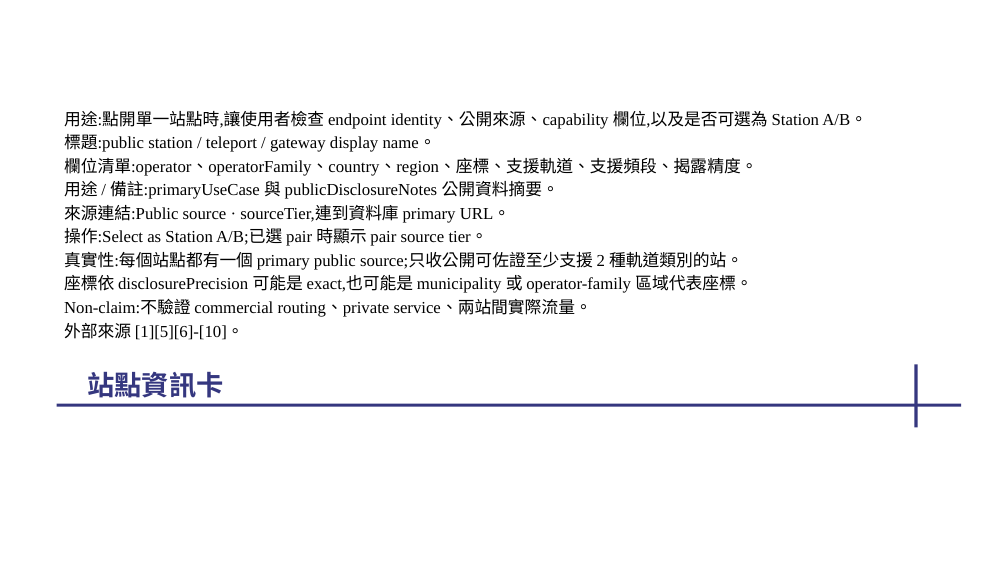
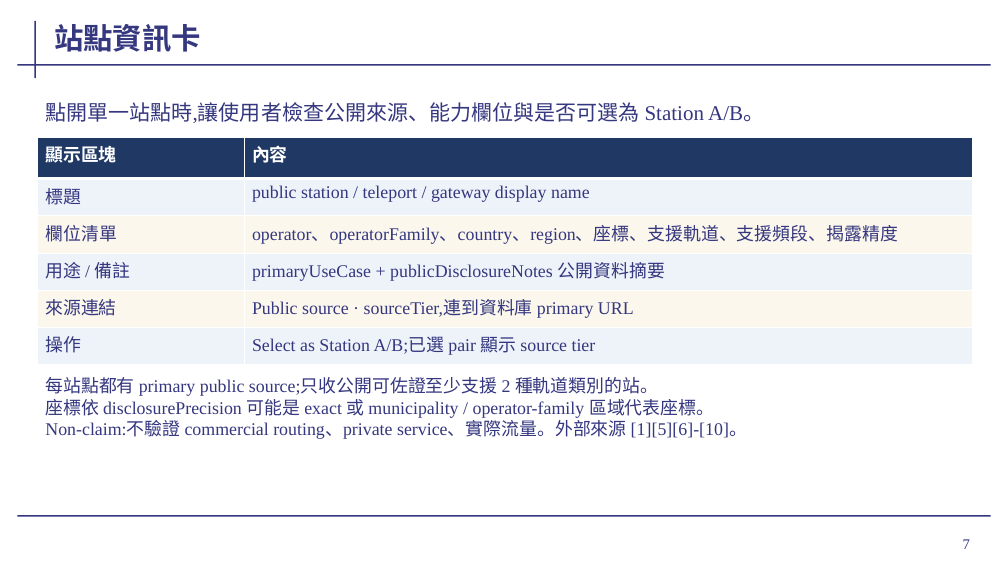
Before and after one commit to cedarwud/scenario-globe-viewer, a slide deck: slide 7 of docs/presentation/wave2-progress-2026-05-19.pptx. Drawn at 1008x567 pixels with LibreOffice and Linux fonts; fonts in the diff are those of the drawing; background and template pictures are left out. Boxes give left, top, right and bottom in pixels: in the first picture for what was removed or moved away, otherwise in the second. Text is boxed around its words. In the diff, an @@ line names an element or a change of style, - is before the commit and + after.

```diff
--- a/docs/presentation/wave2-progress-2026-05-19.pptx
+++ b/docs/presentation/wave2-progress-2026-05-19.pptx
@@ line added from (36, 21) to (36, 78), #35377F 1.5 pt @@
@@ title "站點資訊卡" moved from (x1=87, y1=371, x2=224, y2=398) to (x1=54, y1=24, x2=201, y2=52) @@
@@ title "站點資訊卡" at (x1=54, y1=24, x2=201, y2=52): size 26 to 28 pt; vertical alignment top to bottom @@
@@ line added from (17, 65) to (991, 65), #35377F 1.5 pt @@
@@ text added at (x1=45, y1=102, x2=764, y2=123), 20 pt, text #35377F @@
+點開單一站點時,讓使用者檢查公開來源、能力欄位與是否可選為 Station A/B。
@@ text removed at (x1=64, y1=111, x2=867, y2=340) @@
-用途:點開單一站點時,讓使用者檢查 endpoint identity、公開來源、capability 欄位,以及是否可選為 Station A/B。
-標題:public station / teleport / gateway display name。
-欄位清單:operator、operatorFamily、country、region、座標、支援軌道、支援頻段、揭露精度。
-用途 / 備註:primaryUseCase 與 publicDisclosureNotes 公開資料摘要。
-來源連結:Public source · sourceTier,連到資料庫 primary URL。
-操作:Select as Station A/B;已選 pair 時顯示 pair source tier。
-真實性:每個站點都有一個 primary public source;只收公開可佐證至少支援 2 種軌道類別的站。
-座標依 disclosurePrecision 可能是 exact,也可能是 municipality 或 operator-family 區域代表座標。
-Non-claim:不驗證 commercial routing、private service、兩站間實際流量。
-外部來源 [1][5][6]-[10]。
@@ table added at (x1=38, y1=138, x2=972, y2=365), 6 rows, 2 columns @@
+顯示區塊 | 內容
+標題 | public station / teleport / gateway display name
+欄位清單 | operator、operatorFamily、country、region、座標、支援軌道、支援頻段、揭露精度
+用途 / 備註 | primaryUseCase + publicDisclosureNotes 公開資料摘要
+來源連結 | Public source · sourceTier,連到資料庫 primary URL
+操作 | Select as Station A/B;已選 pair 顯示 source tier
@@ text added at (x1=45, y1=377, x2=747, y2=439), 17 pt, text #35377F @@
+每站點都有 primary public source;只收公開可佐證至少支援 2 種軌道類別的站。
+座標依 disclosurePrecision 可能是 exact 或 municipality / operator-family 區域代表座標。
+Non-claim:不驗證 commercial routing、private service、實際流量。外部來源 [1][5][6]-[10]。
@@ line removed from (917, 364) to (917, 427) @@
@@ line removed from (57, 405) to (962, 405) @@
@@ line added from (17, 516) to (991, 516), #35377F 1.5 pt @@
@@ page number added at (x1=963, y1=539, x2=970, y2=549), 14 pt, text #35377F @@
+7
```
Also in this commit, not shown: 21 other slides changed, 1 slide added, 1 slide removed, 2 other files.
